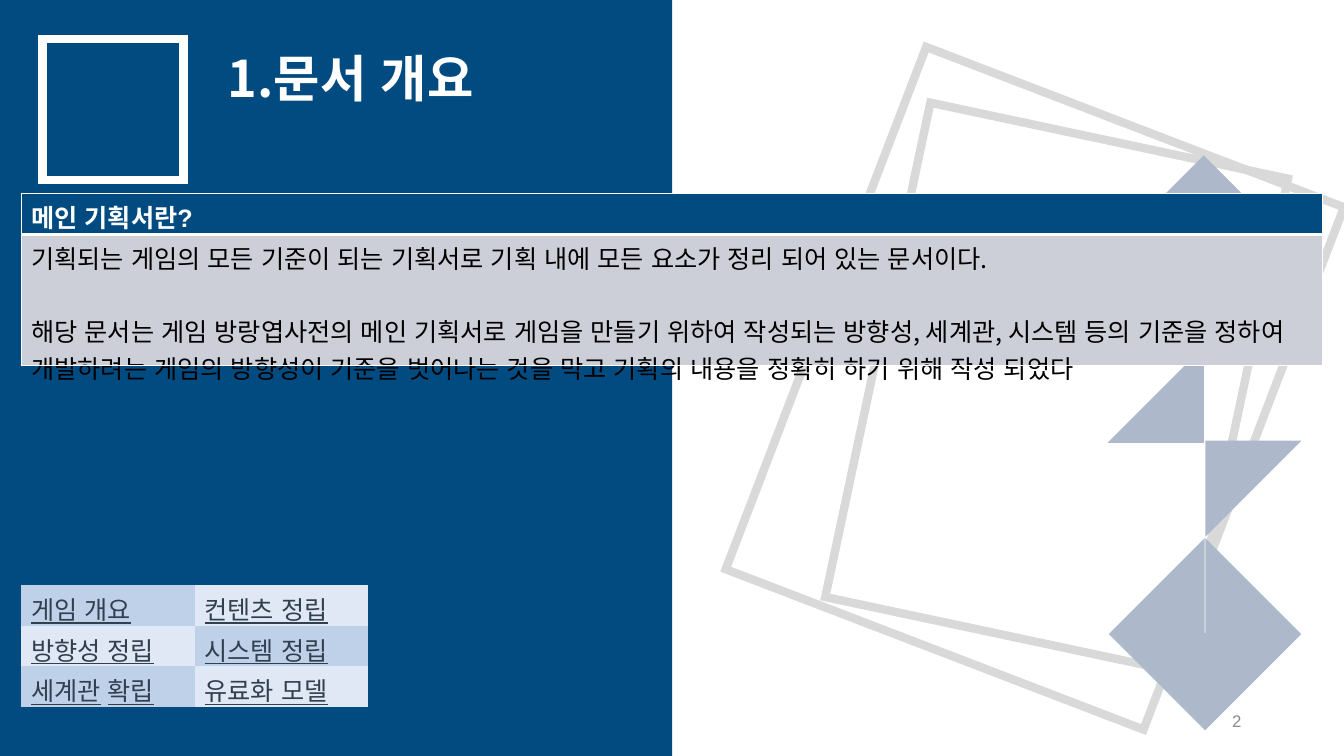
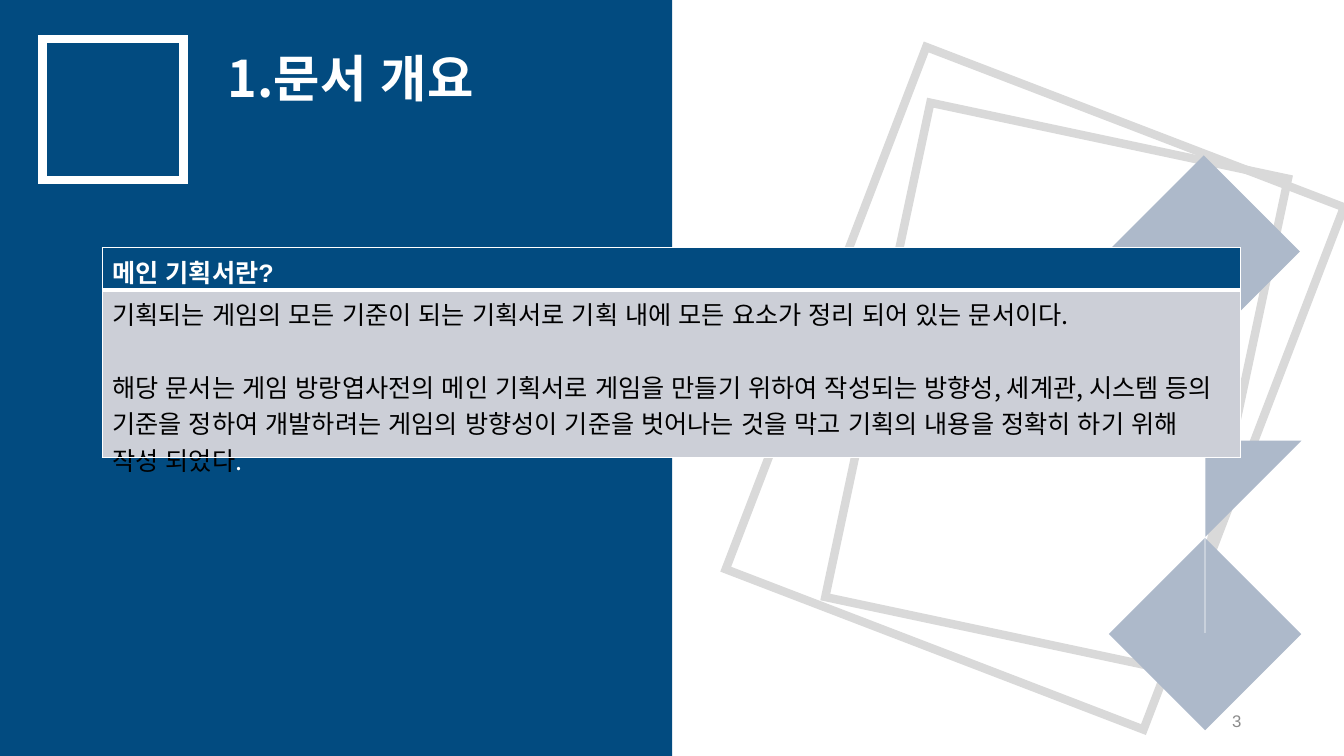
Before and after one commit to yjk0401/unityenginebasic_9th, a slide deck: slide 3 of 기획/메인 기획서.pptx (slide 2 before the commit). Drawn at 1344x756 pixels with LibreOffice and Linux fonts; fonts in the diff are those of the drawing. Boxes give left, top, right and bottom in pixels: in the first picture for what was removed or moved away, otherwise in the second. Text is boxed around its words. In the diff, an @@ line names an element or a change of style, - is before the commit and + after.

```diff
--- a/기획/메인 기획서.pptx
+++ b/기획/메인 기획서.pptx
@@ table: place and size @@
-table at (21, 194, 1323, 388)
+table at (102, 248, 1241, 476)
@@ table removed at (21, 585, 368, 709), 3 rows, 2 columns @@
-게임 개요 | 컨텐츠 정립
-방향성 정립 | 시스템 정립
-세계관 확립 | 유료화 모델
@@ page number at (1232, 715, 1241, 727): text changed @@
-2
+3
```
Also in this commit, not shown: 4 other slides changed, 2 slides added, 1 slide removed, 1 other file.
